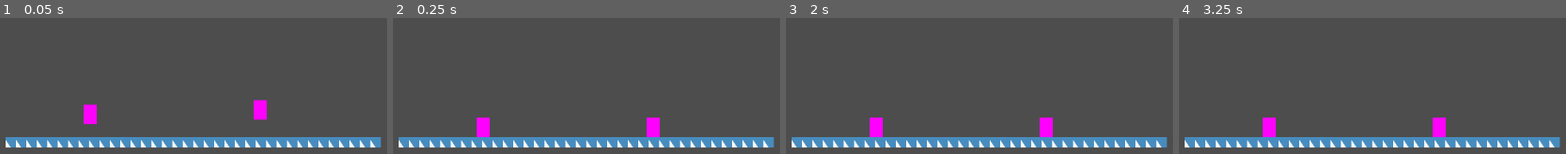
Above: before the commit, frames 1-4 (left to right).
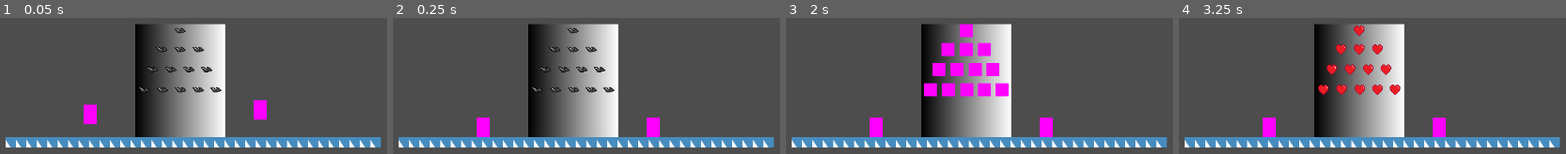
Above: after the commit, the same moments.

Repository: SupakornPholsiri/Decorate_christmas_tree
Game: Godot game, scene res://test.tscn
Same seed, same stepped clock (60 frames per second), same inputs: the game is played once before the commit and once after it. This scene is started directly instead of the project's main scene. The engine's default icon, where the game draws it, is replaced by a stand-in: a white triangle on a blue panel in a dark square.
Inputs:
- Up to frame 1 (0.05 s): no input
- Up to frame 2 (0.25 s): no input
- Up to frame 3 (2 s): tap Enter at 0.5 s; tap Space at 1.25 s
- Up to frame 4 (3.25 s): tap Enter at 2.75 s

The runs differ from the first frame. In frame 1, 16% of the frame differs, in the area x 34-59%, y 4-88%; in frame 2, 16%; in frame 3, 17%; in frame 4, 16%.

Commit message:
Add christmas tree to test scene

Diff:
--- a/test.tscn
+++ b/test.tscn
@@ -1,9 +1,13 @@
-[gd_scene load_steps=3 format=3 uid="uid://xlbf2eyjsgss"]
+[gd_scene load_steps=4 format=3 uid="uid://xlbf2eyjsgss"]
 
 [ext_resource type="PackedScene" uid="uid://dy68wvf0wasa2" path="res://Player/player.tscn" id="1_a3iwq"]
 [ext_resource type="TileSet" uid="uid://cib57u0ox4fx0" path="res://test_tile_set.tres" id="2_ynh0h"]
+[ext_resource type="PackedScene" uid="uid://cjeu0723674cg" path="res://christmas_tree/christmas_tree.tscn" id="3_u8ses"]
 
 [node name="Test" type="Node"]
+
+[node name="ChristmasTree" parent="." instance=ExtResource("3_u8ses")]
+position = Vector2(428, 488)
 
 [node name="TileMap" type="TileMap" parent="."]
 tile_set = ExtResource("2_ynh0h")
